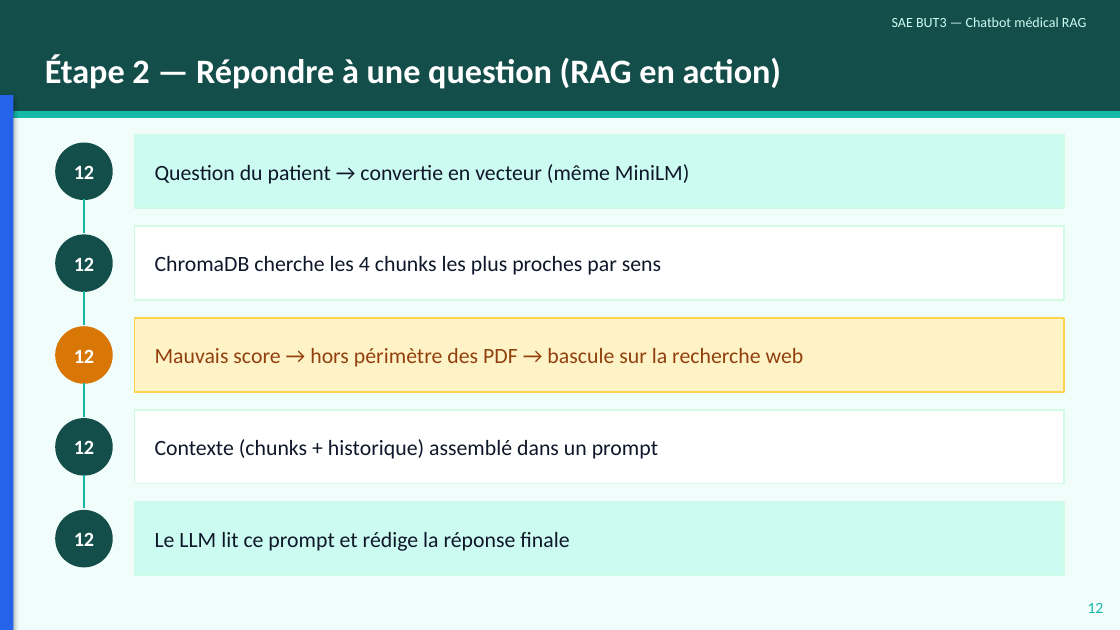
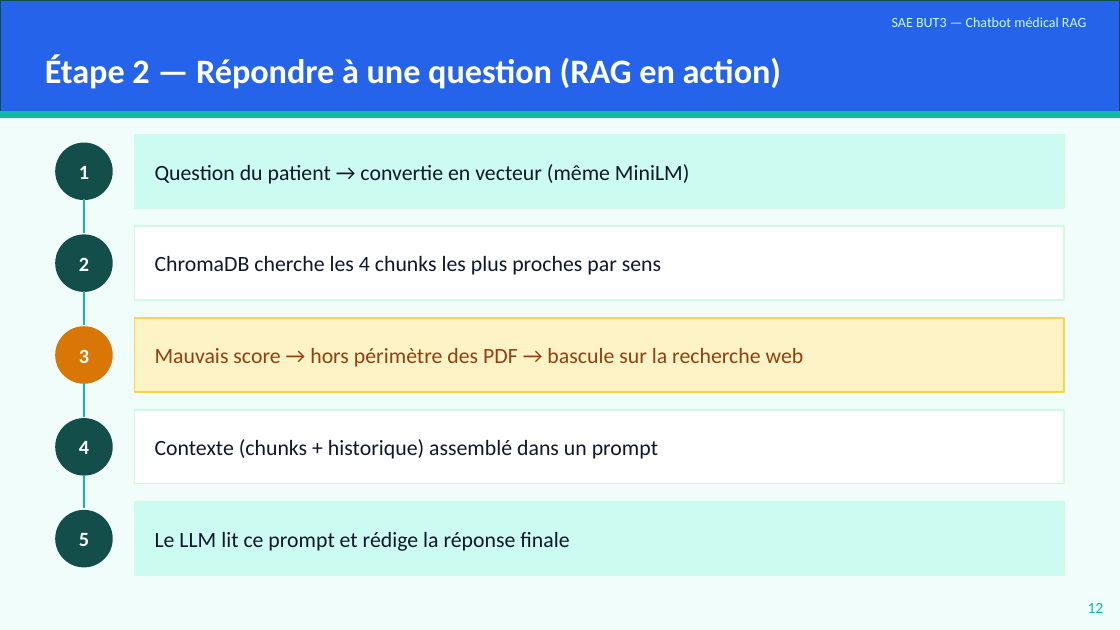
Before and after one commit to YousraWsites/-chatbot-medical-s6, a slide deck: slide 12 of docs/soutenance.pptx. Drawn at 1120x630 pixels with LibreOffice and Linux fonts; fonts in the diff are those of the drawing. Boxes give left, top, right and bottom in pixels: in the first picture for what was removed or moved away, otherwise in the second. Text is boxed around its words. In the diff, an @@ line names an element or a change of style, - is before the commit and + after.

```diff
--- a/docs/soutenance.pptx
+++ b/docs/soutenance.pptx
@@ rectangle at (0,0,1120,112): fill #134E4A to #2563EB @@
@@ rectangle removed at (0,95,13,630) @@
@@ text at (79,166,89,179): text changed @@
-12
+1
@@ text at (79,257,89,271): text changed @@
-12
+2
@@ text at (79,349,89,363): text changed @@
-12
+3
@@ text at (79,441,89,454): text changed @@
-12
+4
@@ text at (79,533,89,546): text changed @@
-12
+5
```
Also in this commit, not shown: 20 other slides changed, 1 other file.
